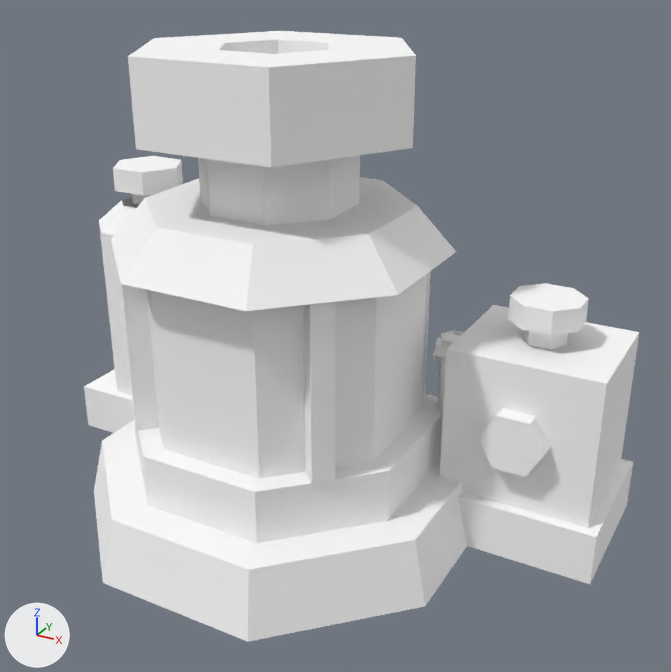
One commit to the glTF model minescat-lowpoly/models/glb/Bld_Generator.glb: the scene before it, then after it.
The view is the same before and after, from a 50 mm lens placed at (2.12, -3.34, 2.64), pointed at (0.25, 0.06, 0.94). Every picture has the same lights, and +X, +Y and +Z are marked at lower left. The first picture is the older version. Vertices at exactly the same position are counted once.

Names of what the first picture shows: 'Bld_Generator_Body', 'Bld_Generator_Cap', 'Bld_Generator_Core', 'Bld_Generator_TankL', 'Bld_Generator_TankR'.
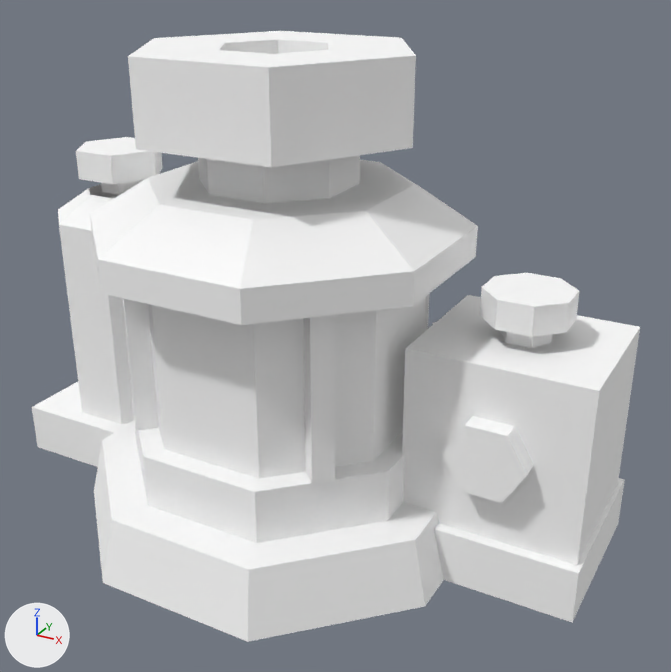
Pixel boxes [x1, y1, x2, y2] of what changed, in the pictures (671 x 672 px; the box of a moved part takes in the faces that stretch with it):
'Bld_Generator_Body', reshaped (8% wider)
    before: [84, 155, 633, 642]
    after: [32, 155, 625, 642]
'Bld_Generator_TankR', reshaped, moved (20% wider, 19% taller)
    before: [440, 283, 639, 528]
    after: [402, 273, 640, 565]
'Bld_Generator_TankL', reshaped, moved (25% wider, 20% taller)
    before: [99, 156, 183, 395]
    after: [58, 137, 163, 424]
part 1 of me_bld_generator_body_001, moved or reshaped
    before: [84, 369, 134, 433]
    after: [32, 382, 127, 467]
part 2 of me_bld_generator_body_001, moved or reshaped
    before: [458, 459, 633, 584]
    after: [434, 478, 625, 622]
part 3 of me_bld_generator_body_001, moved or reshaped (not visible afterwards)
    before: [433, 334, 460, 366]
part 4 of me_bld_generator_body_001, moved or reshaped
    before: [121, 155, 417, 311]
    after: [90, 155, 477, 325]
part 5 of me_bld_generator_body_001, moved or reshaped (not visible afterwards)
    before: [426, 330, 464, 437]
part 6 of me_bld_generator_tankl_001, moved or reshaped (mostly hidden before)
    before: [132, 194, 154, 204]
    after: [101, 180, 143, 195]
part 7 of me_bld_generator_tankl_001, moved or reshaped
    before: [113, 156, 183, 196]
    after: [76, 137, 163, 184]
part 8 of me_bld_generator_tankl_001, moved or reshaped
    before: [99, 196, 140, 395]
    after: [58, 184, 134, 424]
part 9 of me_bld_generator_tankr_001, moved or reshaped
    before: [440, 305, 639, 528]
    after: [402, 295, 640, 565]
part 10 of me_bld_generator_tankr_001, moved or reshaped
    before: [478, 408, 550, 477]
    after: [442, 416, 534, 503]
part 11 of me_bld_generator_tankr_001, moved or reshaped
    before: [523, 330, 568, 350]
    after: [501, 331, 552, 348]
part 12 of me_bld_generator_tankr_001, moved or reshaped
    before: [508, 283, 589, 335]
    after: [480, 273, 579, 337]

Edits to the bpy script that builds the scene:
```text
Change me_bld_generator_body_001:
    remove me_bld_generator_body_001.from_pydata(...)  # 184 vertices, 198 faces; spans x -1.42..1.5, y -0.92..0.92, z 0.0..1.85
    add me_bld_generator_body_001.from_pydata(...)  # 192 vertices, 220 faces; spans x -1.5..1.5, y -0.92..0.92, z 0.0..1.85
    me_bld_generator_body_001 part 1: the loose piece of 8 vertices spanning x -1.42..-0.78, y 0.12..0.77, z 0.0..0.25 is scaled about its middle by (1.29, 1.29, 1), then moved by (0.02, -0.23, 0.0)
    me_bld_generator_body_001 part 2: the loose piece of 8 vertices spanning x 0.7..1.5, y 0.1..0.8, z 0.0..0.25 is scaled about its middle by (1.05, 1.14, 1), then moved by (-0.02, -0.23, 0.0)
    me_bld_generator_body_001 part 3: the loose piece of 12 vertices spanning x 0.6..0.85, y 0.37..0.53, z 0.73..0.87 is scaled about its middle by (0.88, 1, 1), then moved by (-0.12, -0.01, -0.35)
    me_bld_generator_body_001 part 4: 44 vertices moved from x -0.78..0.72, y -0.72..0.72, z 0.37..1.55 to x -0.8..0.79, y -0.79..0.79, z 0.37..1.64; 4 vertices removed from x -0.3..0.3, y -0.72..0.72, z 1.35..1.55; 12 vertices added at x -0.54..0.54, y -0.79..0.79, z 1.33..1.64
    me_bld_generator_body_001 part 5: 24 vertices moved from x 0.5..0.76, y 0.37..0.53, z 0.37..0.88 to x 0.56..0.75, y 0.36..0.52, z 0.37..0.93
    other edits to the shape of me_bld_generator_body_001 do not show in these pictures
Change me_bld_generator_tankl_001:
    remove me_bld_generator_tankl_001.from_pydata(...)  # 48 vertices, 60 faces; spans x -0.277..0.277, y -0.277..0.277, z 0.0..1.25
    add me_bld_generator_tankl_001.from_pydata(...)  # 48 vertices, 60 faces; spans x -0.333..0.333, y -0.333..0.333, z 0.0..1.39
    me_bld_generator_tankl_001 part 6: the loose piece of 12 vertices spanning x -0.1..0.1, y -0.087..0.087, z 1.05..1.13 is scaled about its middle by (1.1, 1.1, 1), then moved by (0.0, 0.0, 0.12)
    me_bld_generator_tankl_001 part 7: the loose piece of 12 vertices spanning x -0.19..0.19, y -0.165..0.165, z 1.13..1.25 is scaled about its middle by (1.16, 1.16, 1.17), then moved by (0.0, 0.0, 0.13)
    me_bld_generator_tankl_001 part 8: 24 of 48 vertices moved; they spanned x -0.277..0.277, y -0.277..0.277, z 0.0..1.05 and now span x -0.333..0.333, y -0.333..0.333, z 0.0..1.17; mean shift (0.0, 0.0, 0.08); largest move (0.277, -0.115, 0.93) -> (0.333, -0.138, 1.05)
Change me_bld_generator_tankr_001:
    remove me_bld_generator_tankr_001.from_pydata(...)  # 48 vertices, 60 faces; spans x -0.35..0.35, y -0.38..0.3, z 0.0..0.91
    add me_bld_generator_tankr_001.from_pydata(...)  # 48 vertices, 60 faces; spans x -0.4..0.4, y -0.44..0.35, z 0.0..1.02
    me_bld_generator_tankr_001 part 9: the loose piece of 8 vertices spanning x -0.35..0.35, y -0.3..0.3, z 0.0..0.7 is scaled about its middle by (1.14, 1.17, 1.14), then moved by (0.0, 0.0, 0.05)
    me_bld_generator_tankr_001 part 10: the loose piece of 12 vertices spanning x -0.15..0.15, y -0.38..-0.3, z 0.22..0.48 is scaled about its middle by (1.2, 1.37, 1.2), then moved by (0.0, -0.045, 0.06)
    me_bld_generator_tankr_001 part 11: the loose piece of 12 vertices spanning x -0.1..0.1, y -0.087..0.087, z 0.7..0.8 is scaled about its middle by (1.1, 1.1, 0.9), then moved by (0.0, 0.0, 0.095)
    me_bld_generator_tankr_001 part 12: the loose piece of 16 vertices spanning x -0.157..0.157, y -0.157..0.157, z 0.8..0.91 is scaled about its middle by 1.18, then moved by (0.0, 0.0, 0.1)
Change ob_bld_generator_tankl:
    ob_bld_generator_tankl.location: (-1.1, 0.45, 0.25) -> (-1.08, 0.22, 0.25)
Change ob_bld_generator_tankr:
    ob_bld_generator_tankr.location: (1.1, 0.45, 0.25) -> (1.08, 0.22, 0.25)
```
